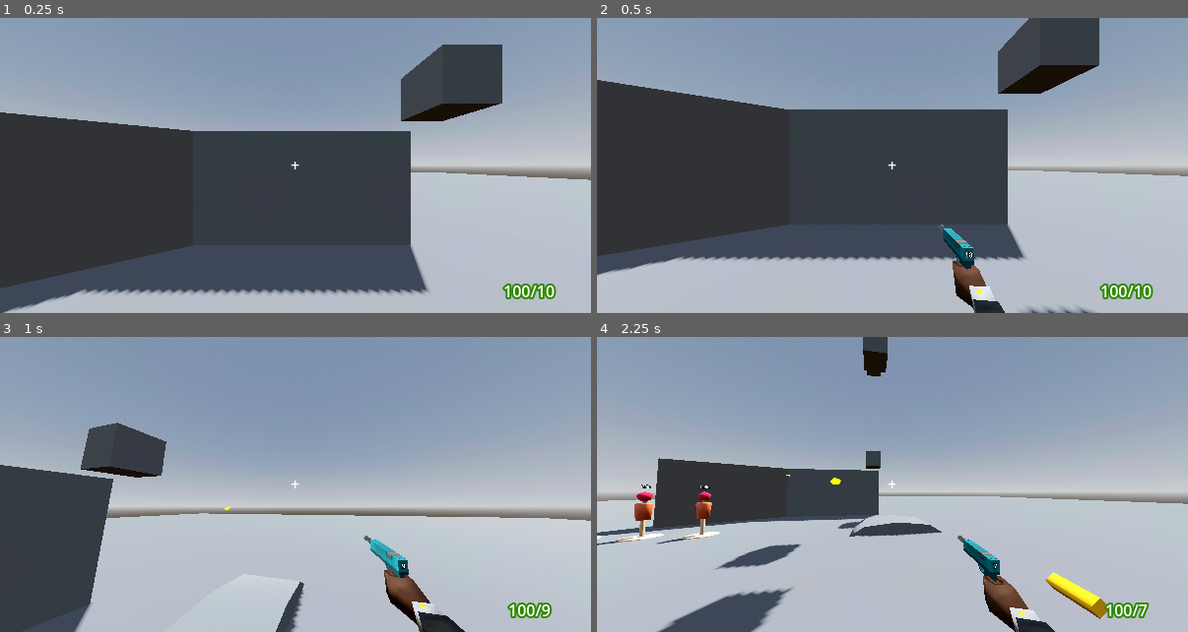
Above: before the commit, frames 1-4 (two rows, left to right).
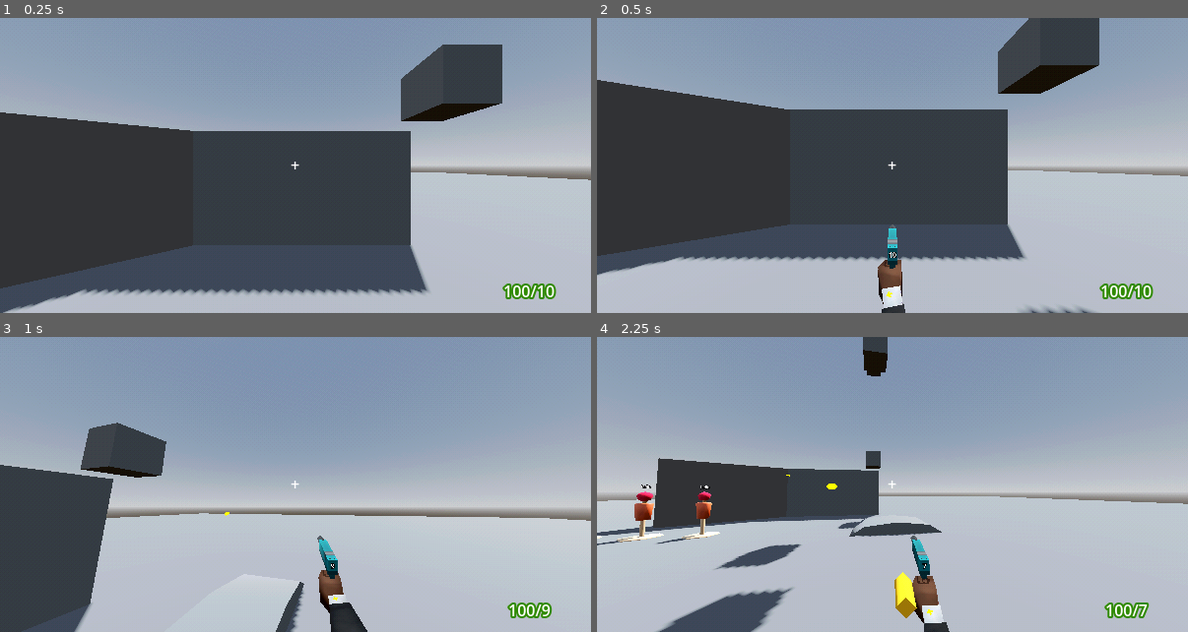
Above: after the commit, the same moments.

Repository: TheoLomeuBraga/kill-the-tower-boss
Game: Godot game, scene res://player/test_level.tscn
Two runs of this game, one before a commit and one after it. Both use one fixed random seed, a clock stepped at 60 frames per second and the inputs below. The project has no main scene, so this scene is started directly.
Inputs (mouse positions are in pixels of both pictures, inside the frame that each line leads up to):
- Up to frame 1 (0.25 s): no input
- Up to frame 2 (0.5 s): no input
- Up to frame 3 (1 s): move the mouse to (425, 469) at 0.52 s; press the mouse at (425, 469) at 0.53 s; hold D (right) from 0.53 s (still down); tap Space (jump) at 0.77 s
- Up to frame 4 (2.25 s): move the mouse to (862, 484) at 1.27 s; release D (right) at 1.28 s; release the mouse at (862, 484) at 1.28 s; hold S (back) 1.28-2.03 s; tap W (foward) at 1.35 s; tap Space (jump) at 1.52 s; click (862, 484) at 1.55 s; move the mouse to (904, 478) at 2.02 s; press the mouse at (904, 478) at 2.03 s; hold D (right) from 2.03 s (still down); tap E (interact) at 2.1 s

Frame 1 is identical in both runs. In frame 2, 2.1% of the frame differs, in the area x 47-69%, y 70-100%; in frame 3, 2.8%; in frame 4, 3.6%, in the area x 38-87%, y 47-100%.

Commit message:
make granade launchers models

Diff:
--- a/player/gun_control.gd
+++ b/player/gun_control.gd
@@ -82,7 +82,6 @@
 
 	if not no >= 0 or not no < inventory.size() or no == current_gun_id:
 		return
-
 
 	is_reloading = false
 	is_reloading_timer.stop()
@@ -145,6 +144,7 @@
 				projectile.look_at(target_raycast.get_collision_point())
 			else:
 				projectile.global_basis = player_model.gun.muzle.global_basis
+				projectile.look_at(camera.global_basis.z * -100.0)
 
 			var spread : float = inventory[current_gun_id].spread
 			var vec_spread : Vector3 = Vector3(rng.randf_range(-1.0,1.0),rng.randf_range(-1.0,1.0),0.0)
@@ -164,7 +164,7 @@
 	var rot_change : Vector3 = Vector3(camera.rotation.x,body.rotation.y,0.0) - camera_rots_last_frame
 	rot_change *= 1.5
 
-	player_model.rotation.z = rotate_toward(player_model.rotation.z,rot_change.y,delta)
+	player_model.rotation.z = rotate_toward(player_model.rotation.z,-rot_change.y,delta)
 	player_model.rotation.x = rotate_toward(player_model.rotation.x,-rot_change.x,delta)
 
 
--- a/player/guns/granade_launcers_akimbo/granade_launcers_akimbo.tscn
+++ b/player/guns/granade_launcers_akimbo/granade_launcers_akimbo.tscn
@@ -3,13 +3,14 @@
 [ext_resource type="PackedScene" uid="uid://bnb75l7l4frap" path="res://player/guns/granade_launcers_akimbo/granade_launcers_akimbo.glb" id="1_pg16n"]
 [ext_resource type="Script" uid="uid://uyx3n3xxv01s" path="res://player/guns/gun_model.gd" id="2_tv3rg"]
 
-[node name="granade_launcers_akimbo" unique_id=1118275292 node_paths=PackedStringArray("gun", "muzle", "arm_l", "pole_l", "hand_l", "arm_r", "pole_r", "hand_r") instance=ExtResource("1_pg16n")]
+[node name="granade_launcers_akimbo" unique_id=467925332 node_paths=PackedStringArray("gun", "muzle", "arm_l", "pole_l", "hand_l", "arm_r", "pole_r", "hand_r", "animation_player") instance=ExtResource("1_pg16n")]
 script = ExtResource("2_tv3rg")
 gun = NodePath("Armature/Skeleton3D")
-muzle = NodePath("Armature/Skeleton3D/Bone/Cube/muzle")
+muzle = NodePath("Armature/Skeleton3D/gun_r/muzle_r")
 arm_l = NodePath("arm_l")
 pole_l = NodePath("pole_l")
-hand_l = NodePath("Armature/Skeleton3D/Bone_001/Cube_001/hand_l")
+hand_l = NodePath("Armature/Skeleton3D/gun_l/hand_l")
 arm_r = NodePath("arm_r")
 pole_r = NodePath("pole_r")
-hand_r = NodePath("Armature/Skeleton3D/Bone/Cube/hand_r")
+hand_r = NodePath("Armature/Skeleton3D/gun_r/hand_r")
+animation_player = NodePath("AnimationPlayer")
--- a/player/player.tscn
+++ b/player/player.tscn
@@ -65,11 +65,11 @@
 
 [sub_resource type="Resource" id="Resource_2ieo8"]
 script = ExtResource("3_qjkh3")
-name = "pistol"
+name = "granade_launcher"
 ammon_capacity = -1
 reload_time = 0.8
 reload_audio = ExtResource("5_hg6s5")
-fire_rate = 0.1
+fire_rate = 0.5
 spread = 0.01
 projectile_info = SubResource("Resource_8t03j")
 spawn_effect = ExtResource("5_rgyib")
--- a/player/player_model/player_model.tscn
+++ b/player/player_model/player_model.tscn
@@ -13,6 +13,7 @@
 gun_animations = NodePath("gun_animations")
 gun = NodePath("granade_launcers_akimbo")
 guns_models = Dictionary[String, PackedScene]({
+"granade_launcher": ExtResource("6_nu4ip"),
 "grapple": ExtResource("4_qu0w5"),
 "pistol": ExtResource("2_hk2sv")
 })
@@ -20,8 +21,8 @@
 [node name="arms" parent="." unique_id=1183301295 instance=ExtResource("1_15fux")]
 
 [node name="gun_animations" parent="." unique_id=1768392310 instance=ExtResource("2_qfpg1")]
-transform = Transform3D(1, 0, 0, 0, 1, 0, 0, 0, 1, -0.181618, -0.06737061, 0.39411506)
+transform = Transform3D(1, 0, 0, 0, 1, 0, 0, 0, 1, 0, -0.067, 0.394)
 walk_speed = 1.4
 drop_wepon_estate = 0.0
 
-[node name="granade_launcers_akimbo" parent="." unique_id=1118275292 instance=ExtResource("6_nu4ip")]
+[node name="granade_launcers_akimbo" parent="." unique_id=467925332 instance=ExtResource("6_nu4ip")]
Not shown, changed: TODO.txt
Binary file changed: player/guns/granade_launcers_akimbo/granade_launcers_akimbo.glb
Binary file added: player/guns/granade_launcers_akimbo/granade_launcers_akimbo_granade_launcher.png
Not shown, added: player/guns/granade_launcers_akimbo/granade_launcers_akimbo_granade_launcher.png.import
Binary file added: player/guns/granade_launcers_akimbo/granade_launcher.png
Not shown, added: player/guns/granade_launcers_akimbo/granade_launcher.png.import
Not shown, changed: player/guns/granade_launcers_akimbo/granade_launcers_akimbo.blend
Not shown, changed: player/guns/granade_launcers_akimbo/granade_launcers_akimbo.blend1
